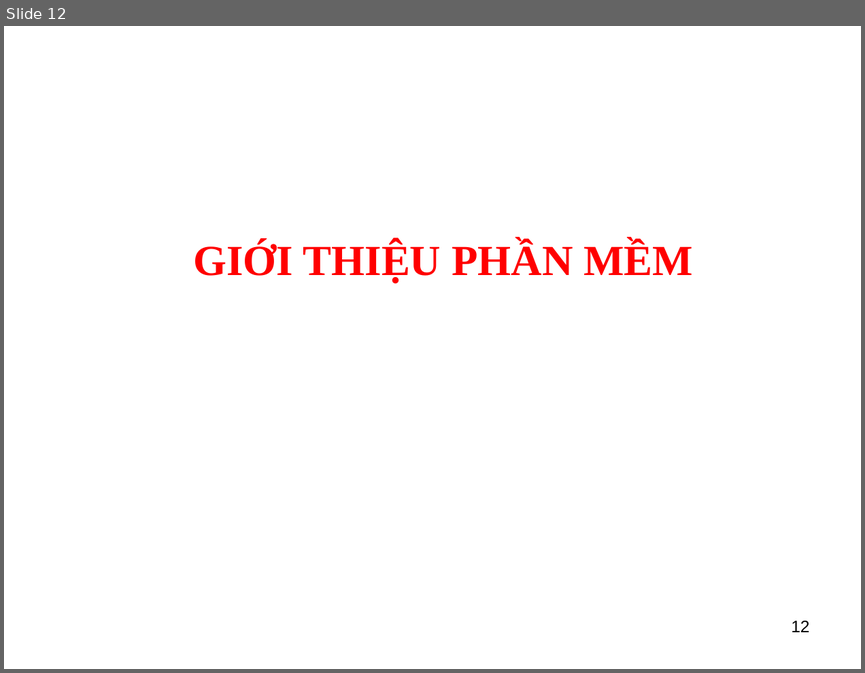
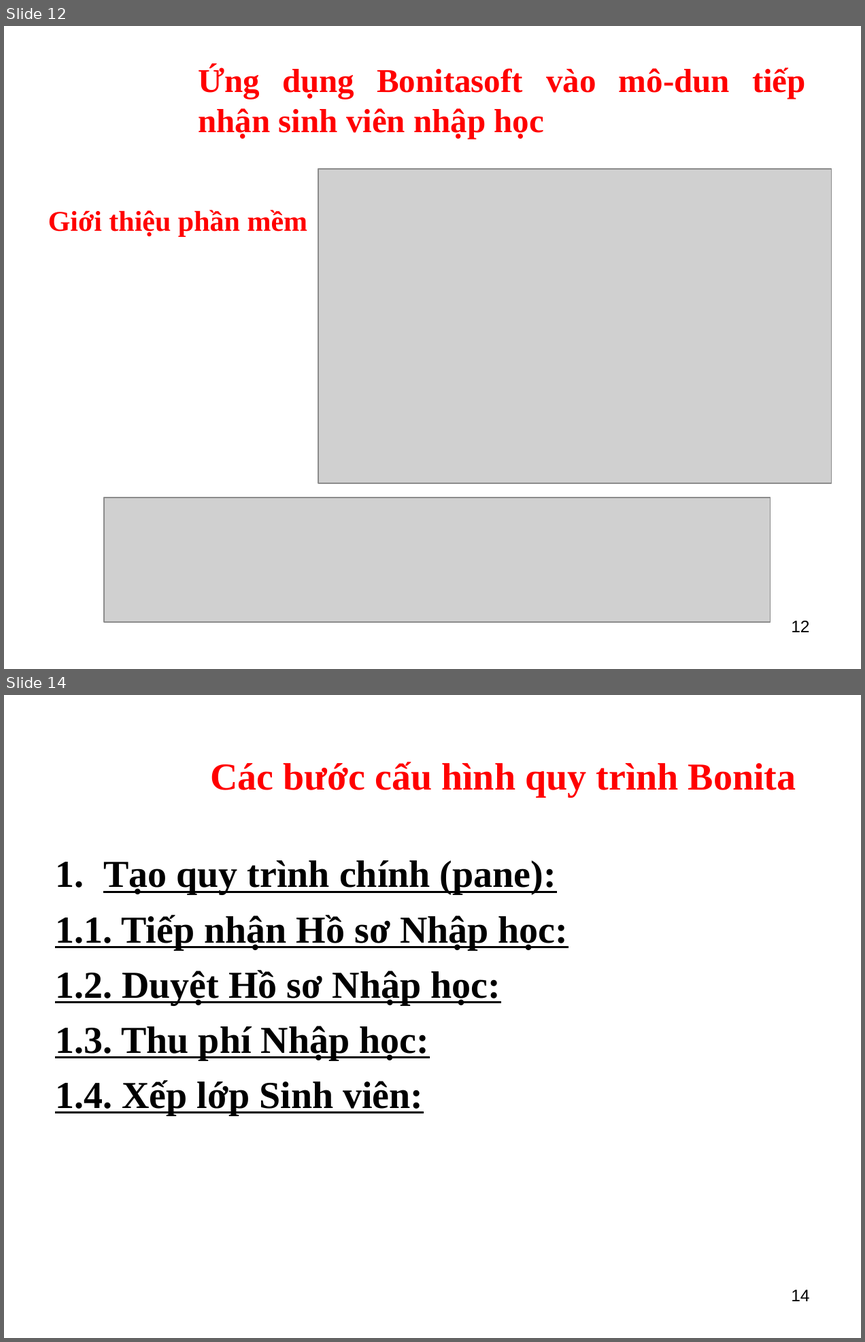
Before and after one commit to kellyfire611/bonita, a slide deck: slide/baocaoFinal.ppt. Shown one above the other, each under a label of ours: slide 12 before the commit, slides 12 and 14 after it; the slides between them are not shown. The pictures are 865x673 and 865x1342 pixels, drawn with LibreOffice and Linux fonts; fonts in the diff are those of the drawing; grey boxes stand for pictures; background and template pictures are left out. Boxes give left, top, right and bottom in pixels: in the first picture for what was removed or moved away, otherwise in the second. Text is boxed around its words. In the diff, an @@ line names an element or a change of style, - is before the commit and + after.

```diff
--- a/slide/baocaoFinal.ppt
+++ b/slide/baocaoFinal.ppt
@@ slide 14 added at (x1=4, y1=695, x2=861, y2=1338), background picture (left out) @@
@@ text added at (x1=210, y1=762, x2=796, y2=797), 32 pt, text #FF0000, bold @@
+Các bước cấu hình quy trình Bonita
@@ text added at (x1=55, y1=860, x2=568, y2=1115), 32 pt, text #000000, bold, underline @@
+1. Tạo quy trình chính (pane):
+1.1. Tiếp nhận Hồ sơ Nhập học:
+1.2. Duyệt Hồ sơ Nhập học:
+1.3. Thu phí Nhập học:
+1.4. Xếp lớp Sinh viên:
@@ page number added at (x1=791, y1=1289, x2=809, y2=1301), 14 pt, text #000000 @@
+14
@@ slide 12 changed as well @@
@@ text added at (x1=198, y1=66, x2=806, y2=139), 28 pt, text #FF0000, bold @@
+Ứng dụng Bonitasoft vào mô-dun tiếp nhận sinh viên nhập học
@@ picture added at (x1=318, y1=169, x2=832, y2=484) @@
@@ text at (x1=48, y1=210, x2=308, y2=237): text changed; size 36 to 24 pt @@
-GIỚI THIỆU PHẦN MỀM
+Giới thiệu phần mềm
@@ picture added at (x1=104, y1=497, x2=770, y2=622) @@
```
Also in this commit, not shown: 2 other slides changed, 23 other slides added, 9 slides removed, 4 other files.
